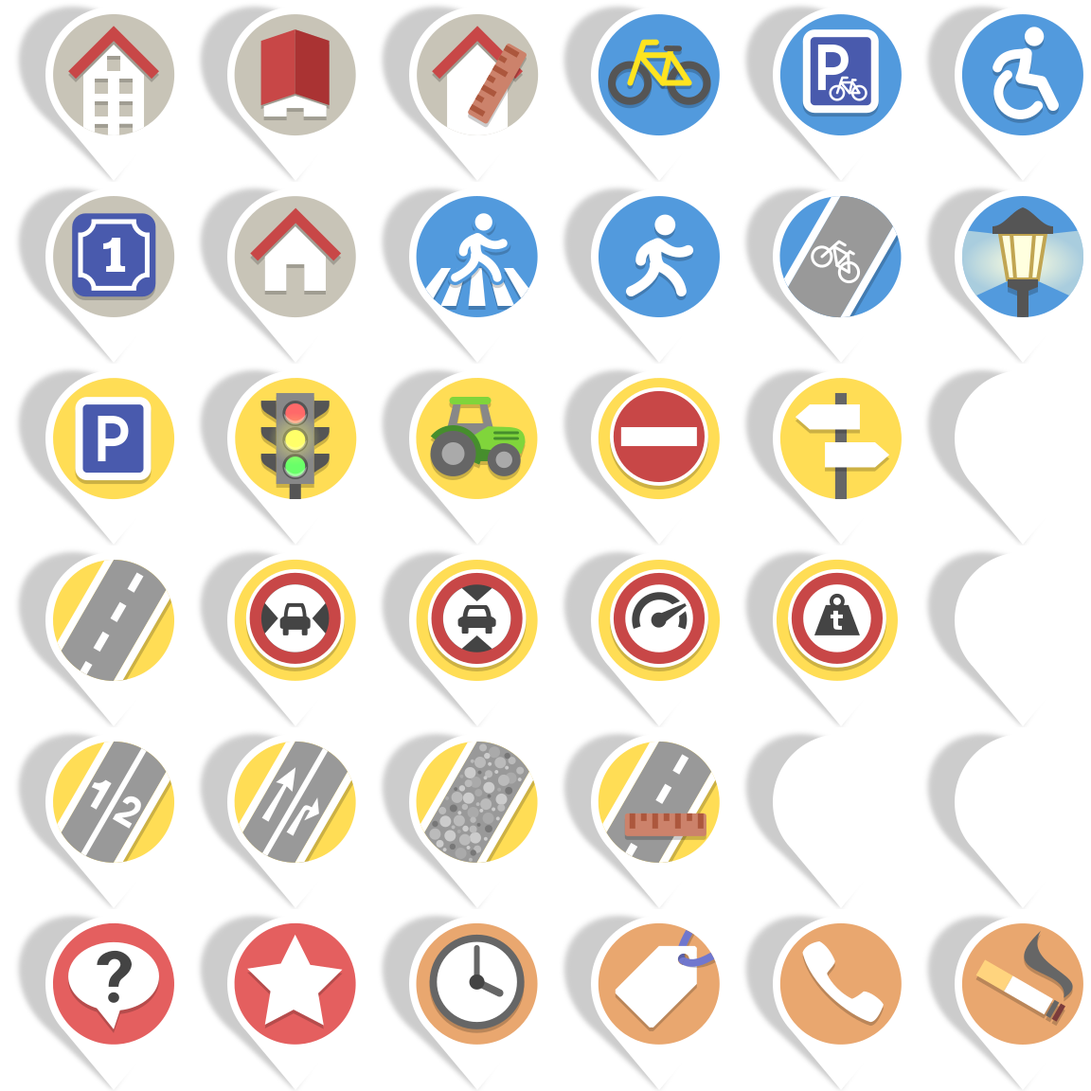
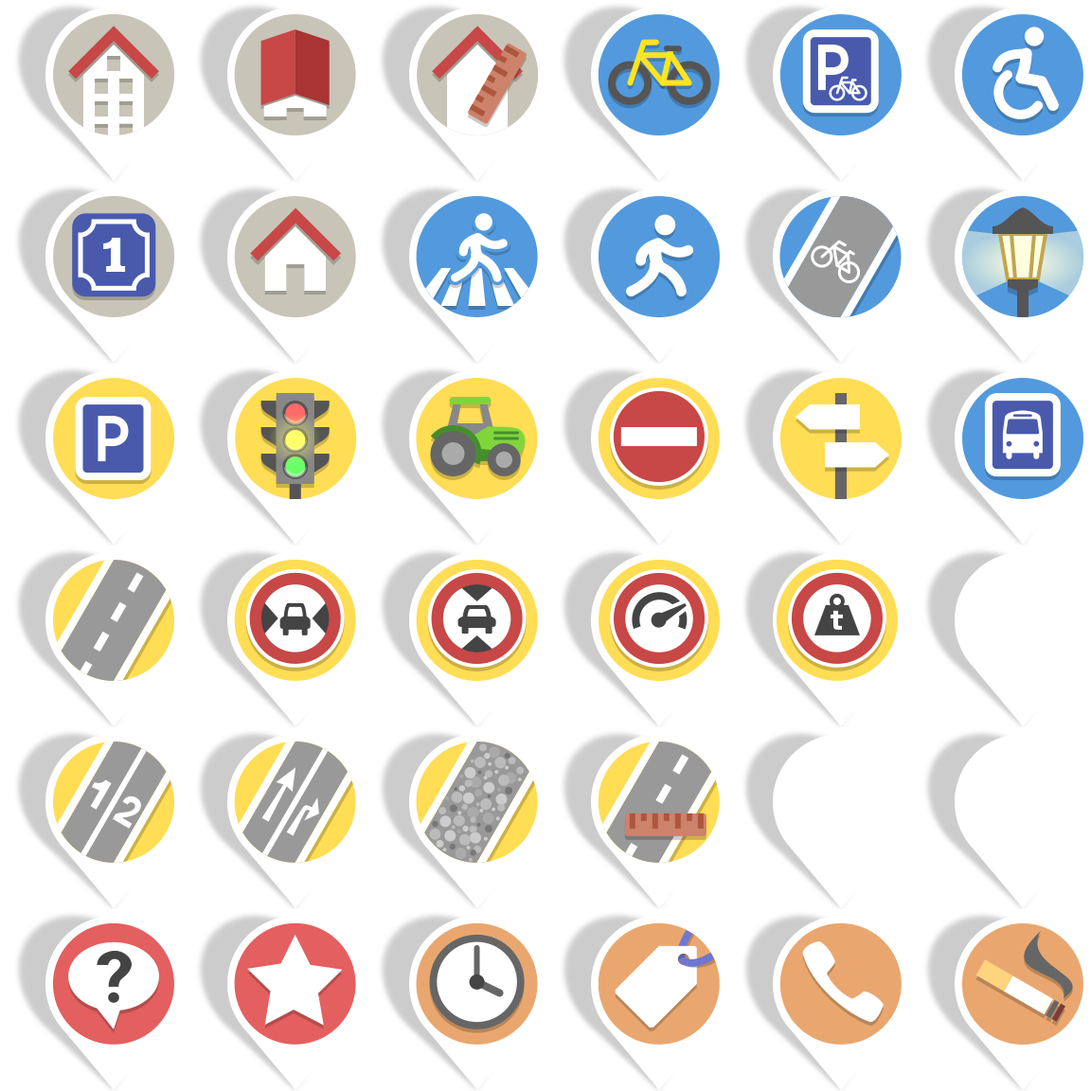
Layers edited between the first and the second 1091×1091 image:
painted on "quest_icons.svg.png" over [962, 378, 1084, 500]
